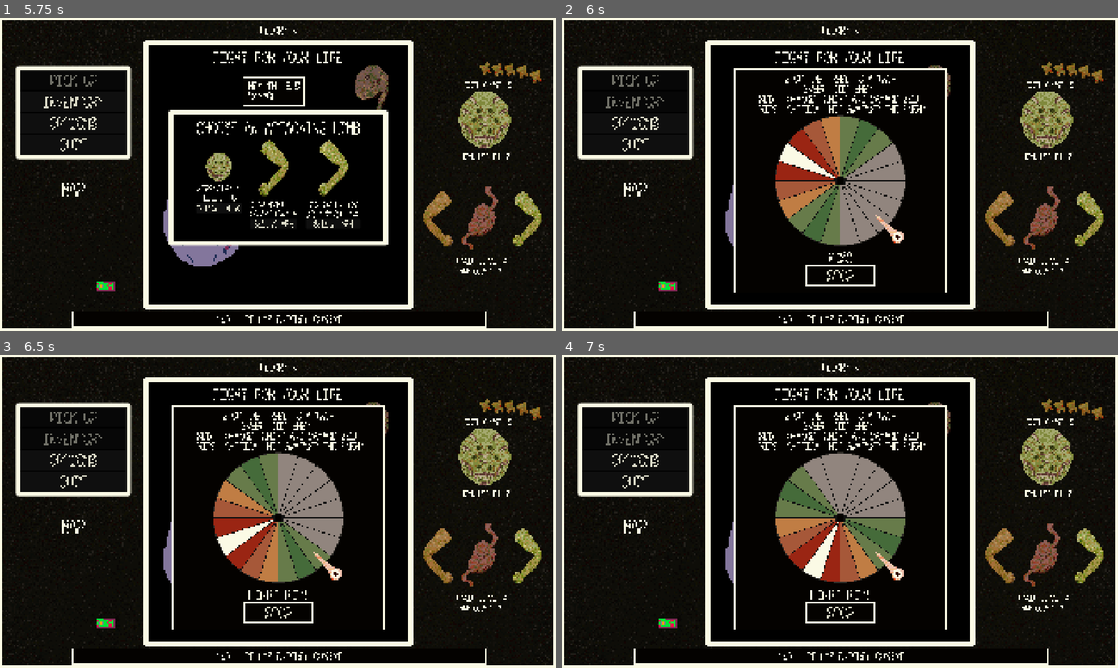
Above: before the commit, frames 1-4 (two rows, left to right).
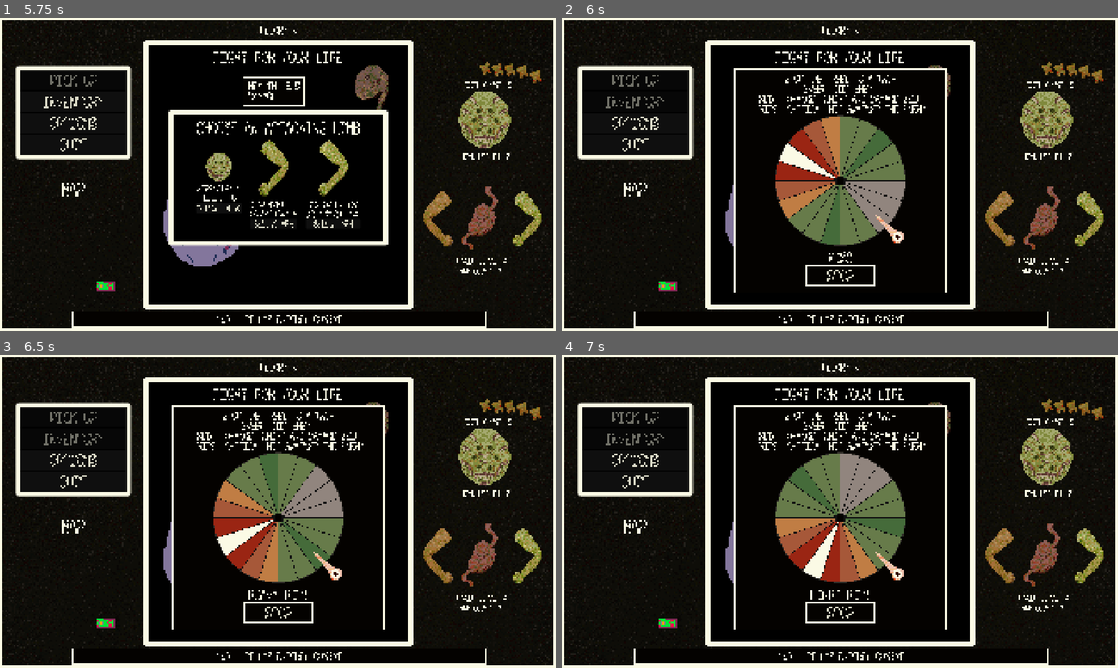
Above: after the commit, the same moments.

Repository: sym-z/arm-to-the-teeth
Game: Godot game, scene res://scenes/testing_level/testing_level.tscn
The game is run twice, just before and just after one commit, with the same random seed, the same clock (stepped at 60 frames per second) and the same inputs. The project has no main scene, so this scene is started directly.
Inputs (mouse positions are in pixels of both pictures, inside the frame that each line leads up to):
- Up to frame 1 (5.75 s): click "INVENTORY" at 0.5 s; click "EAT" at 1.25 s; click "BACK" at 2 s; click "OPTIONS" at 2.75 s; move the mouse to (400, 158) at 3.52 s; hold D (turn_right) 3.53-4.28 s; click (400, 158) at 3.67 s; move the mouse to (166, 190) at 4.27 s; hold S (move_back) 4.28-5 s; click "ATTACK" at 5 s
- Up to frame 2 (6 s): click "SELECT HEAD" at 5.75 s
- Up to frame 3 (6.5 s): no input
- Up to frame 4 (7 s): move the mouse to (895, 442) at 6.52 s; hold D (turn_right) from 6.53 s (still down)

Frame 1 is identical in both runs. In frame 2, 2.8% of the frame differs, in the area x 43-62%, y 32-73%; in frame 3, 2.8%, in the area x 43-62%, y 31-79%; in frame 4, 2.8%.

Commit message:
More chance to hit

Diff:
--- a/src/prefabs/ui/combat_viewport/combat_viewport.tscn
+++ b/src/prefabs/ui/combat_viewport/combat_viewport.tscn
@@ -674,7 +674,6 @@
 
 [node name="Wheel" type="AnimatedSprite2D" parent="Wheel Roller/Animation Container/Wheel Centerer/Wheel Control"]
 sprite_frames = SubResource("SpriteFrames_ln2qj")
-frame = 18
 
 [node name="Clicker Container" type="MarginContainer" parent="Wheel Roller/Animation Container"]
 layout_mode = 2
--- a/src/prefabs/ui/combat_viewport/wheel_roller/wheel_roller.gd
+++ b/src/prefabs/ui/combat_viewport/wheel_roller/wheel_roller.gd
@@ -21,17 +21,17 @@
 	2 : whiff_medium,
 	3 : whiff_light,
 	4 : hit_light,
-	5 : hit_heavy,
-	6 : hit_light,
-	7 : miss,
-	8 : miss,
+	5 : hit_light,
+	6 : hit_heavy,
+	7 : hit_light,
+	8 : hit_light,
 	9 : miss,
 	10 : miss,
 	11 : miss,
-	12 : miss,
-	13 : miss,
-	14 : hit_light,
-	15 : hit_heavy,
+	12 : hit_light,
+	13 : hit_light,
+	14 : hit_heavy,
+	15 : hit_light,
 	16 : hit_light,
 	17 : whiff_light,
 	18 : whiff_medium,
@@ -43,17 +43,17 @@
 	2 : "MEDIUM WHIFF",
 	3 : "LIGHT WHIFF",
 	4 : "LIGHT HIT!",
-	5 : "HEAVY HIT!",
-	6 : "LIGHT HIT!",
-	7 : "MISS",
-	8 : "MISS",
+	5 : "LIGHT HIT!",
+	6 : "HEAVY HIT!",
+	7 : "LIGHT HIT!",
+	8 : "LIGHT HIT!",
 	9 : "MISS",
 	10 : "MISS",
 	11 : "MISS",
-	12 : "MISS",
-	13 : "MISS",
-	14 : "LIGHT HIT!",
-	15 : "HEAVY HIT!",
+	12 : "LIGHT HIT!",
+	13 : "LIGHT HIT!",
+	14 : "HEAVY HIT!",
+	15 : "LIGHT HIT!",
 	16 : "LIGHT HIT!",
 	17 : "LIGHT WHIFF",
 	18 : "MEDIUM WHIFF",
Binary file changed: src/assets/visual/ui/wheel_roller/wheel_roller_0.aseprite
Binary file changed: src/assets/visual/ui/wheel_roller/wheel_roller_0.png
